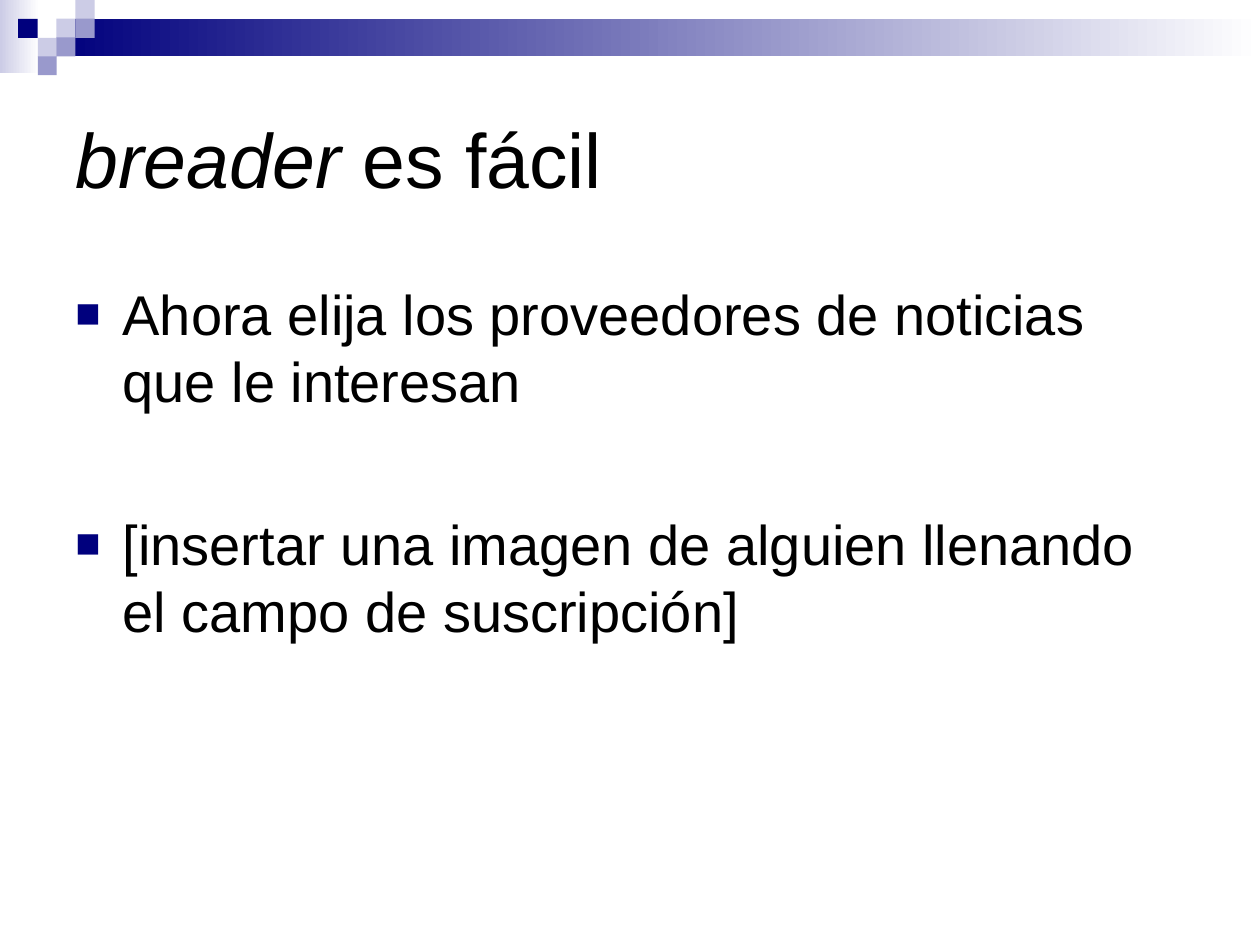
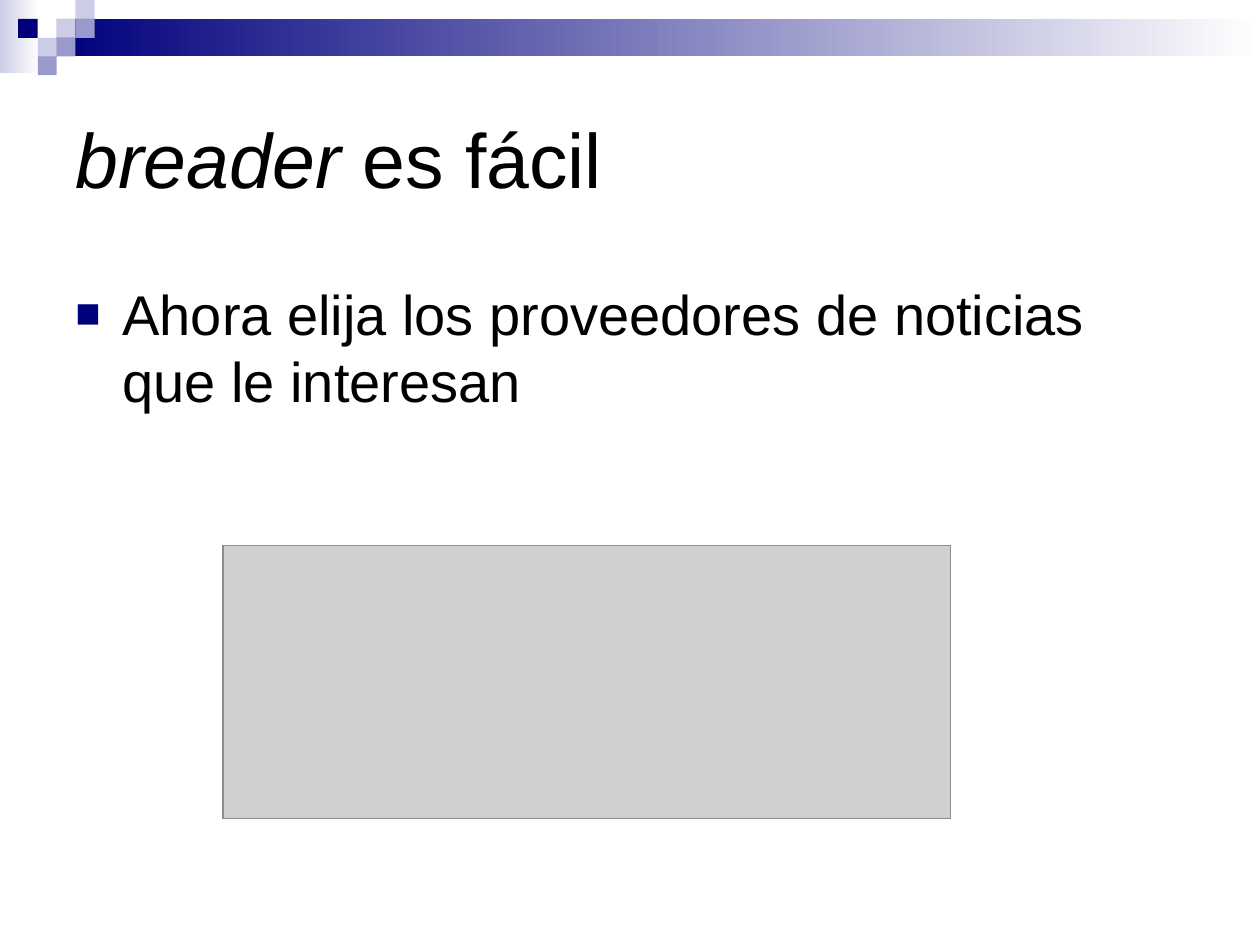
Before and after one commit to pablorusso/breader, a slide deck: slide 9 of disenio/presentacion.ppt. Drawn at 1260x945 pixels with LibreOffice and Linux fonts; fonts in the diff are those of the drawing; grey boxes stand for pictures. Boxes give left, top, right and bottom in pixels: in the first picture for what was removed or moved away, otherwise in the second. Text is boxed around its words. In the diff, an @@ line names an element or a change of style, - is before the commit and + after.

```diff
--- a/disenio/presentacion.ppt
+++ b/disenio/presentacion.ppt
@@ text "Ahora elija los proveedores de ..." at [122, 294, 1084, 413]: indent changed @@
@@ text at [123, 524, 1134, 643]: paragraph removed @@
-■ [insertar una imagen de alguien llenando el campo de suscripción]
@@ picture added at [223, 546, 951, 818] @@
```
Also in this commit, not shown: 10 other slides changed.
